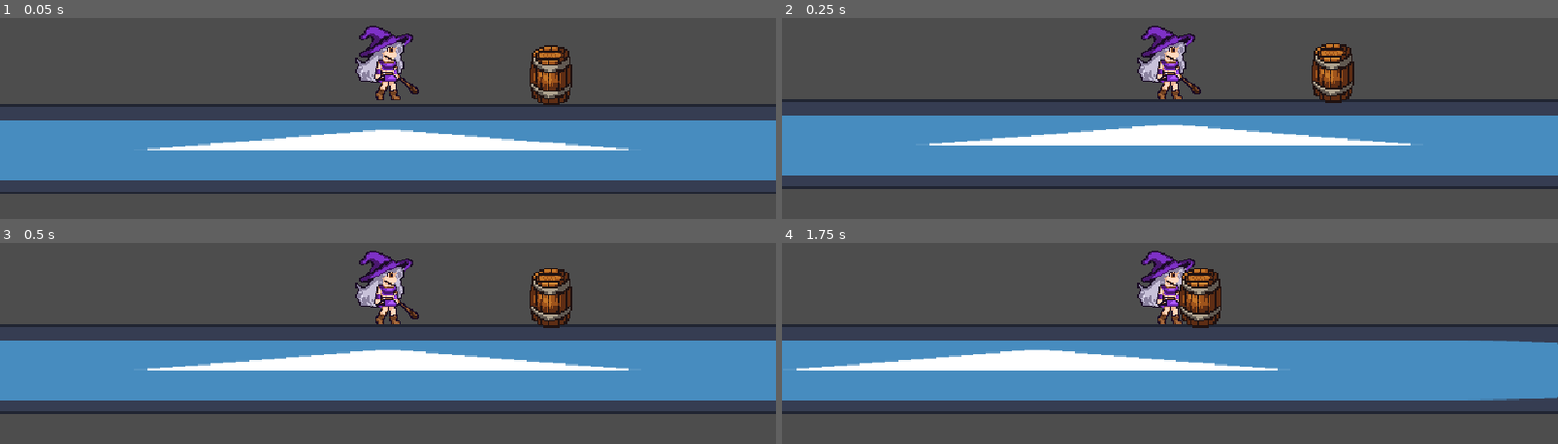
Above: before the commit, frames 1-4 (two rows, left to right).
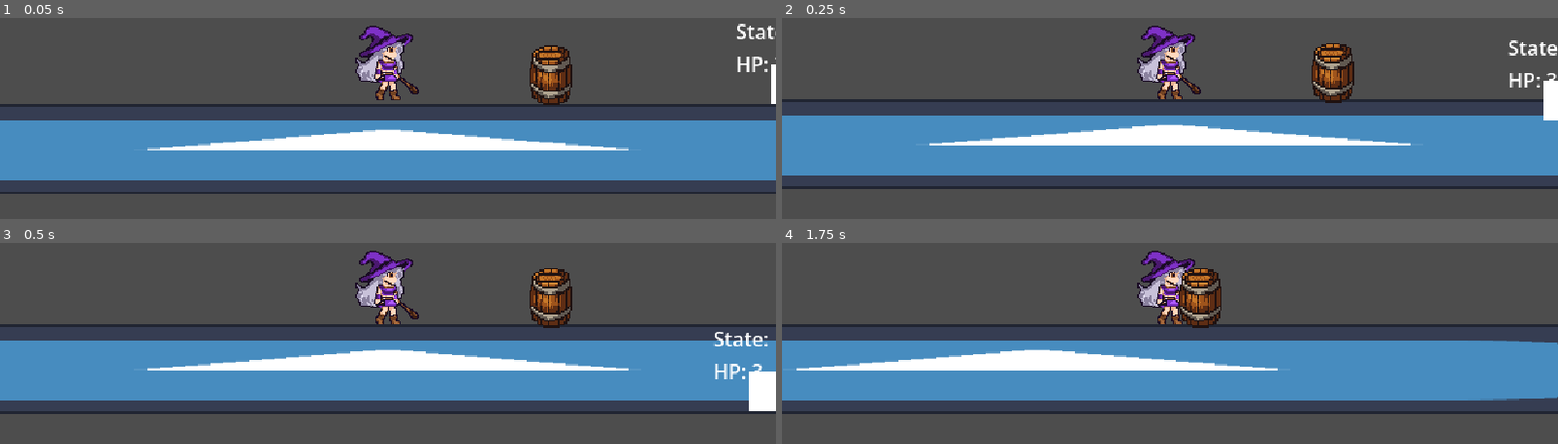
Above: after the commit, the same moments.

Repository: komura-athushi/The-Witch-s-Strange-Adventure
Game: Godot game, scene res://assets/levels/stages/Stage.tscn
The game is run twice, just before and just after one commit, with the same random seed, the same clock (stepped at 60 frames per second) and the same inputs. The engine's default icon, where the game draws it, is replaced by a stand-in: a white triangle on a blue panel in a dark square.
Inputs (mouse positions are in pixels of both pictures, inside the frame that each line leads up to):
- Up to frame 1 (0.05 s): no input
- Up to frame 2 (0.25 s): no input
- Up to frame 3 (0.5 s): no input
- Up to frame 4 (1.75 s): move the mouse to (outside the picture) at 0.52 s; hold D (move_right) 0.53-1.25 s; click (outside the picture) at 0.67 s; tap Space (jump) at 0.77 s; drag from (outside the picture) to (1170, 297) at 1.27 s

The runs differ from the first frame. In frame 1, 0.5% of the frame differs, in the area x 94-100%, y 2-43%; in frame 2, 0.8%; in frame 3, 1.1%, in the area x 91-100%, y 44-84%; in frame 4, nothing differs.

Commit message:
Add state-driven 2D enemy AI mock for Godot 4

Diff:
--- /dev/null
+++ b/assets/characters/enemies/Enemy2D.gd
@@ -0,0 +1,190 @@
+extends CharacterBody2D
+class_name Enemy2D
+
+enum State {
+	PATROL,
+	WAIT,
+	HURT,
+	DEAD,
+	FADING,
+}
+
+@export var max_hp: int = 3
+@export var contact_damage: int = 1
+@export var move_speed: float = 40.0
+@export var patrol_duration_sec: float = 5.0
+@export var wait_duration_sec: float = 1.0
+@export var damage_invincible_sec: float = 1.0
+@export var hurt_duration_sec: float = 0.15
+@export var knockback_strength: float = 160.0
+@export var death_delay_sec: float = 2.0
+@export var fade_duration_sec: float = 0.8
+@export var debug_visible: bool = true
+
+@onready var sprite: ColorRect = $Visual
+@onready var contact_hitbox: Area2D = $ContactHitbox
+@onready var projectile_hurtbox: Area2D = $ProjectileHurtbox
+@onready var state_label: Label = $DebugLabel
+
+var hp: int
+var state: State = State.PATROL
+var facing: int = -1
+var patrol_timer: float = 0.0
+var wait_timer: float = 0.0
+var invincible_timer: float = 0.0
+var hurt_timer: float = 0.0
+var death_timer: float = 0.0
+var fade_timer: float = 0.0
+
+func _ready() -> void:
+	hp = max_hp
+	contact_hitbox.body_entered.connect(_on_contact_body_entered)
+	projectile_hurtbox.body_entered.connect(_on_projectile_body_entered)
+	change_state(State.PATROL)
+	_update_debug_text()
+	state_label.visible = debug_visible
+
+func _physics_process(delta: float) -> void:
+	if invincible_timer > 0.0:
+		invincible_timer -= delta
+
+	match state:
+		State.PATROL:
+			velocity.x = facing * move_speed
+			patrol_timer += delta
+			if patrol_timer >= patrol_duration_sec:
+				change_state(State.WAIT)
+
+		State.WAIT:
+			velocity.x = 0.0
+			wait_timer += delta
+			if wait_timer >= wait_duration_sec:
+				facing *= -1
+				scale.x = sign(facing)
+				change_state(State.PATROL)
+
+		State.HURT:
+			velocity = velocity.move_toward(Vector2.ZERO, 900.0 * delta)
+			hurt_timer += delta
+			if hurt_timer >= hurt_duration_sec:
+				change_state(State.PATROL)
+
+		State.DEAD:
+			velocity = Vector2.ZERO
+			death_timer += delta
+			if death_timer >= death_delay_sec:
+				change_state(State.FADING)
+
+		State.FADING:
+			velocity = Vector2.ZERO
+			fade_timer += delta
+			var t := clamp(fade_timer / fade_duration_sec, 0.0, 1.0)
+			modulate.a = 1.0 - t
+			if t >= 1.0:
+				queue_free()
+
+	if state != State.DEAD and state != State.FADING:
+		velocity.y += _get_gravity_value() * delta
+
+	move_and_slide()
+	_update_damage_flash()
+	_update_debug_text()
+
+func change_state(new_state: State) -> void:
+	if state == new_state:
+		return
+	state = new_state
+
+	match state:
+		State.PATROL:
+			patrol_timer = 0.0
+			sprite.color = Color(1, 1, 1)
+		State.WAIT:
+			wait_timer = 0.0
+			velocity.x = 0.0
+		State.HURT:
+			hurt_timer = 0.0
+		State.DEAD:
+			death_timer = 0.0
+			contact_hitbox.monitoring = false
+			projectile_hurtbox.monitoring = false
+		State.FADING:
+			fade_timer = 0.0
+
+func take_damage(amount: int, source: Node = null) -> void:
+	if amount <= 0 or hp <= 0:
+		return
+	if invincible_timer > 0.0:
+		return
+
+	hp = max(hp - amount, 0)
+	invincible_timer = damage_invincible_sec
+
+	_apply_knockback_from_source(source)
+	_play_damage_feedback()
+
+	if hp <= 0:
+		change_state(State.DEAD)
+	else:
+		change_state(State.HURT)
+
+func _apply_knockback_from_source(source: Node) -> void:
+	var dir := facing
+	if source is Node2D:
+		var src := source as Node2D
+		dir = sign(global_position.x - src.global_position.x)
+	if dir == 0:
+		dir = facing
+	velocity.x = dir * knockback_strength
+	velocity.y = -knockback_strength * 0.35
+
+func _play_damage_feedback() -> void:
+	sprite.color = Color(1.0, 0.35, 0.35)
+
+func _update_damage_flash() -> void:
+	if invincible_timer <= 0.0:
+		sprite.color = Color(1, 1, 1)
+		return
+	var blink := int(invincible_timer * 18.0) % 2 == 0
+	sprite.visible = blink
+	if invincible_timer <= 0.05:
+		sprite.visible = true
+
+func _on_contact_body_entered(body: Node) -> void:
+	if hp <= 0:
+		return
+	if body.is_in_group("player") and body.has_method("take_damage"):
+		body.take_damage(contact_damage, self)
+
+func _on_projectile_body_entered(body: Node) -> void:
+	if hp <= 0:
+		return
+	if body is PickupItem:
+		var item := body as PickupItem
+		if item.state == PickupItem.State.THROWN and item.velocity.length() > 25.0:
+			take_damage(1, item)
+
+func _update_debug_text() -> void:
+	if not debug_visible:
+		state_label.visible = false
+		return
+	state_label.visible = true
+	state_label.text = "State: %s\nHP: %d" % [_state_to_string(state), hp]
+
+func _state_to_string(s: State) -> String:
+	match s:
+		State.PATROL:
+			return "PATROL"
+		State.WAIT:
+			return "WAIT"
+		State.HURT:
+			return "HURT"
+		State.DEAD:
+			return "DEAD"
+		State.FADING:
+			return "FADING"
+		_:
+			return "UNKNOWN"
+
+func _get_gravity_value() -> float:
+	return float(ProjectSettings.get_setting("physics/2d/default_gravity"))
--- /dev/null
+++ b/assets/characters/enemies/Enemy2D.tscn
@@ -0,0 +1,40 @@
+[gd_scene load_steps=3 format=3]
+
+[ext_resource type="Script" path="res://assets/characters/enemies/Enemy2D.gd" id="1_8wcen"]
+
+[sub_resource type="RectangleShape2D" id="RectangleShape2D_contact"]
+size = Vector2(24, 34)
+
+[sub_resource type="RectangleShape2D" id="RectangleShape2D_hurt"]
+size = Vector2(30, 38)
+
+[node name="Enemy2D" type="CharacterBody2D"]
+script = ExtResource("1_8wcen")
+
+[node name="Visual" type="ColorRect" parent="."]
+offset_left = -12.0
+offset_top = -16.0
+offset_right = 12.0
+offset_bottom = 16.0
+color = Color(0.88, 0.2, 0.2, 1)
+
+[node name="ContactHitbox" type="Area2D" parent="."]
+collision_layer = 0
+collision_mask = 1
+
+[node name="CollisionShape2D" type="CollisionShape2D" parent="ContactHitbox"]
+shape = SubResource("RectangleShape2D_contact")
+
+[node name="ProjectileHurtbox" type="Area2D" parent="."]
+collision_layer = 0
+collision_mask = 1
+
+[node name="CollisionShape2D" type="CollisionShape2D" parent="ProjectileHurtbox"]
+shape = SubResource("RectangleShape2D_hurt")
+
+[node name="DebugLabel" type="Label" parent="."]
+offset_left = -40.0
+offset_top = -54.0
+offset_right = 65.0
+offset_bottom = -13.0
+text = "State: PATROL\nHP: 3"
--- a/assets/characters/player/Player.gd
+++ b/assets/characters/player/Player.gd
@@ -5,20 +5,26 @@
 
 
 @export_flags_2d_physics var click_mask: int = 1 << 3
+@export var damage_invincible_sec: float = 3.0
 
 @onready var hold_socket: Marker2D = $HoldSocket
 @onready var interaction_detector: Area2D = $InteractionDetector
 var nearby_interactables: Array[Node] = []
 var held_item: PickupItem = null
+var hp: int = 3
+var damage_invincible_timer: float = 0.0
 
 
 func _ready() -> void:
+	add_to_group("player")
 	if config == null:
 		config = PlayerConfig.new()
 	interaction_detector.body_entered.connect(_on_detector_body_entered)
 	interaction_detector.body_exited.connect(_on_detector_body_exited)
 
 func _physics_process(delta: float) -> void:
+	if damage_invincible_timer > 0.0:
+		damage_invincible_timer -= delta
 
 	_apply_horizontal_movement()
 	_apply_vertical_movement(delta)
@@ -113,3 +119,15 @@
 
 func _on_detector_body_exited(body: Node) -> void:
 	nearby_interactables.erase(body)
+
+func take_damage(amount: int, source: Node = null) -> void:
+	if amount <= 0:
+		return
+	if damage_invincible_timer > 0.0:
+		return
+
+	hp = max(hp - amount, 0)
+	damage_invincible_timer = damage_invincible_sec
+	modulate = Color(1.0, 0.6, 0.6)
+	await get_tree().create_timer(0.12).timeout
+	modulate = Color(1, 1, 1)
--- a/assets/levels/stages/Stage.tscn
+++ b/assets/levels/stages/Stage.tscn
@@ -3,6 +3,7 @@
 [ext_resource type="PackedScene" uid="uid://dkcvic8lqhu2b" path="res://assets/characters/player/player.tscn" id="1_sc14x"]
 [ext_resource type="PackedScene" uid="uid://wywbaagc7hwm" path="res://assets/characters/backgrounds/tests/BackGroundTest.tscn" id="2_5sdbm"]
 [ext_resource type="PackedScene" uid="uid://bsq1fna1l0b3g" path="res://assets/characters/monos/PickupItem.tscn" id="3_5sdbm"]
+[ext_resource type="PackedScene" path="res://assets/characters/enemies/Enemy2D.tscn" id="4_enemy"]
 
 [node name="Node2D" type="Node2D" unique_id=219757869]
 
@@ -16,3 +17,6 @@
 [node name="PickupItem" parent="." unique_id=2121301379 instance=ExtResource("3_5sdbm")]
 position = Vector2(130, 23)
 scale = Vector2(0.14230613, 0.18575664)
+
+[node name="Enemy2D" parent="." instance=ExtResource("4_enemy")]
+position = Vector2(320, 30)
